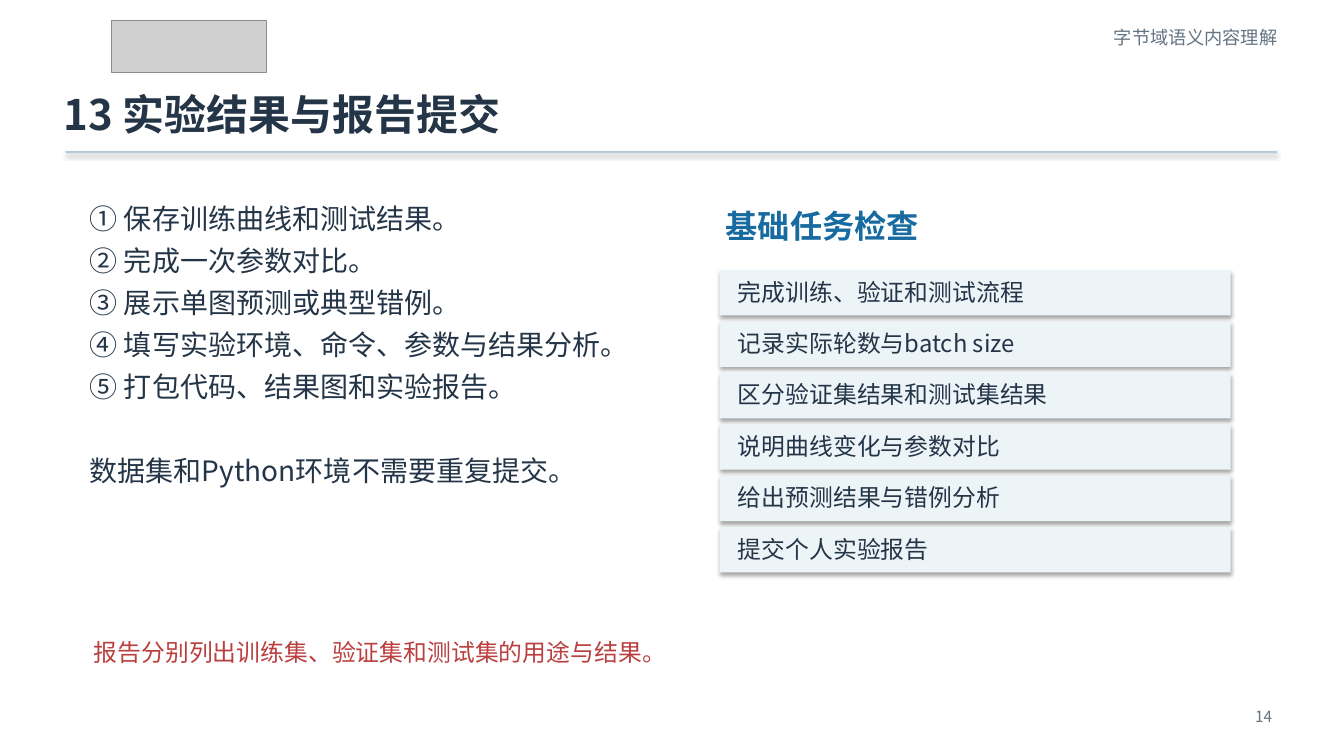
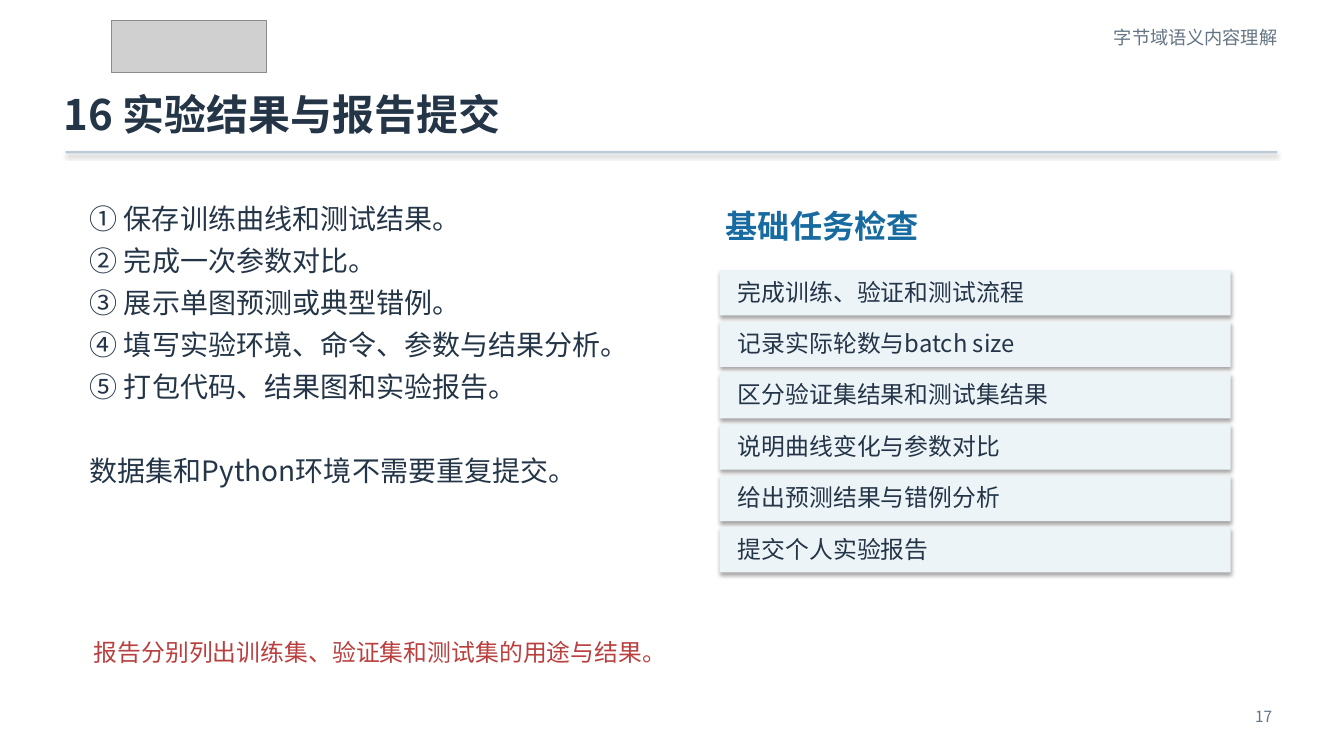
Before and after one commit to Franklin-L/byteformer-mnist-course, a slide deck: slide 17 of docs/ByteFormer_MNIST_零基础实验课.pptx (slide 14 before the commit). Drawn at 1344x756 pixels with LibreOffice and Linux fonts; fonts in the diff are those of the drawing; grey boxes stand for pictures. Boxes give left, top, right and bottom in pixels: in the first picture for what was removed or moved away, otherwise in the second. Text is boxed around its words. In the diff, an @@ line names an element or a change of style, - is before the commit and + after.

```diff
--- a/docs/ByteFormer_MNIST_零基础实验课.pptx
+++ b/docs/ByteFormer_MNIST_零基础实验课.pptx
@@ text at [63, 94, 501, 134]: text changed @@
-13 实验结果与报告提交
+16 实验结果与报告提交
@@ text at [1255, 710, 1272, 722]: text changed @@
-14
+17
```
Also in this commit, not shown: 13 other slides changed, 4 slides added, 1 slide removed, 9 other files.
